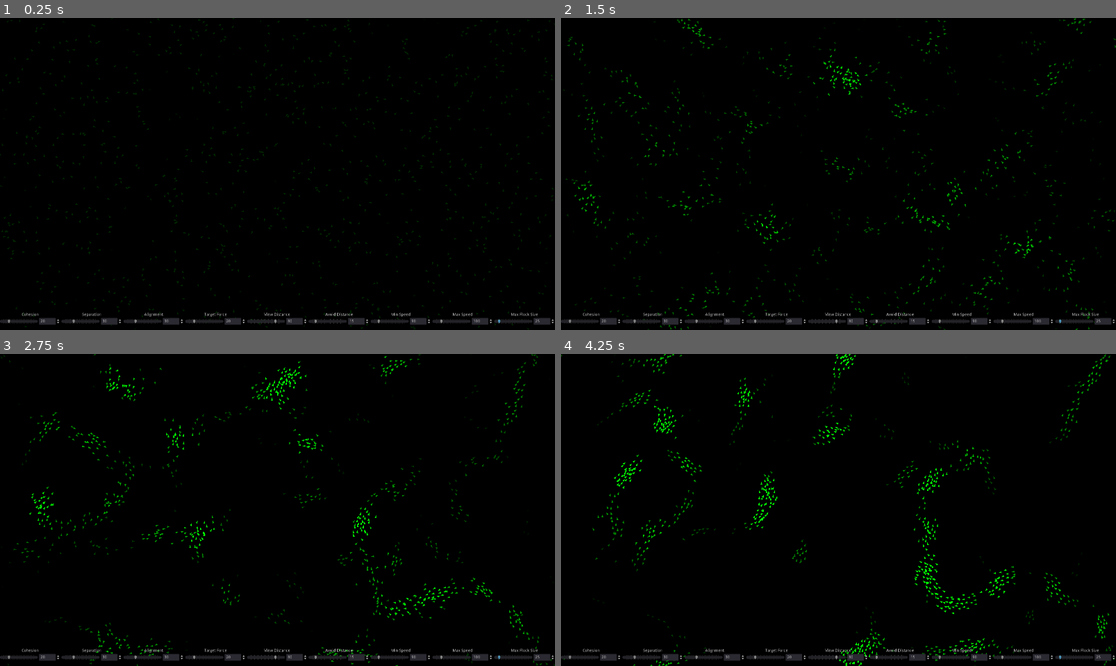
Above: before the commit, frames 1-4 (two rows, left to right).
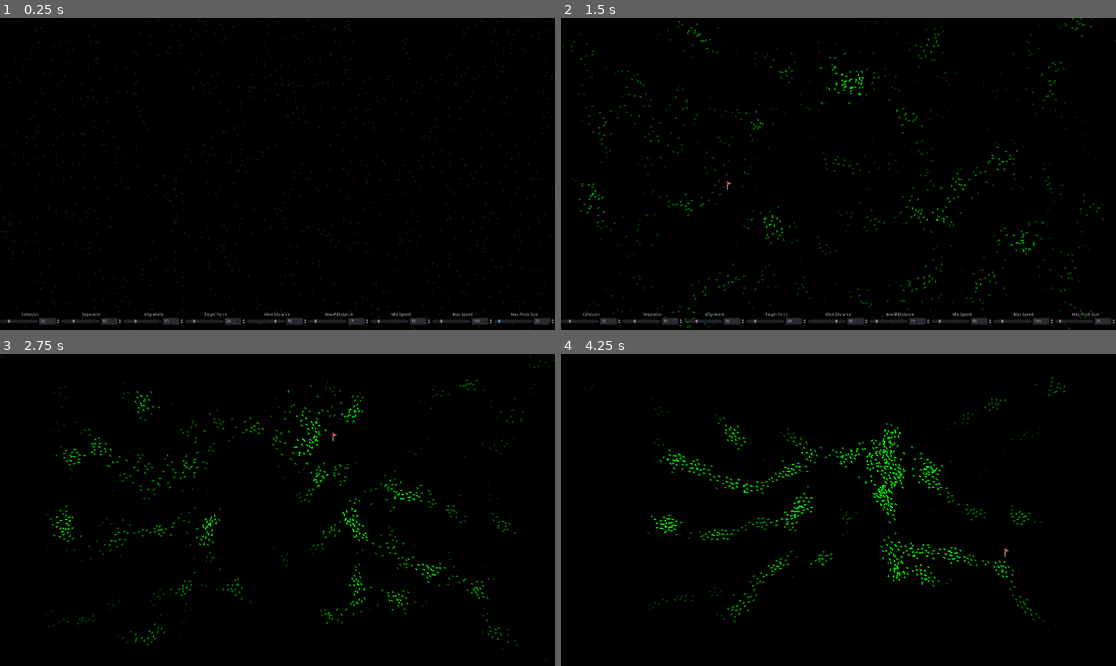
Above: after the commit, the same moments.

Repository: kyrick/godot-boids-acceleration-structure
Game: Godot game, scene res://Levels/RandomSpawn/RandomSpawn.tscn
The game is run twice, just before and just after one commit, with the same random seed, the same clock (stepped at 60 frames per second) and the same inputs.
Inputs (mouse positions are in pixels of both pictures, inside the frame that each line leads up to):
- Up to frame 1 (0.25 s): no input
- Up to frame 2 (1.5 s): move the mouse to (960, 158) at 0.52 s; tap Space (toggle_controls, bound only after the commit) at 0.6, 1.35 s; click (960, 158) at 0.67 s; move the mouse to (727, 189) at 1.27 s; click (727, 189) at 1.42 s
- Up to frame 3 (2.75 s): move the mouse to (333, 441) at 2.02 s; tap Space (toggle_controls, bound only after the commit) at 2.1 s; click (333, 441) at 2.17 s
- Up to frame 4 (4.25 s): move the mouse to (810, 572) at 2.77 s; tap Space (toggle_controls, bound only after the commit) at 2.85, 3.6 s; click (810, 572) at 2.92 s; move the mouse to (1005, 556) at 3.52 s; click (1005, 556) at 3.67 s

The runs differ from the first frame. In frame 1, less than 0.1% of the frame differs, in the area x 0-100%, y 94-99%; in frame 2, 3.3%; in frame 3, 5.2%; in frame 4, 5.3%, in the area x 0-100%, y 0-100%.

Commit message:
fix target mode and update readme

Diff:
--- a/Actors/Boid/Boid.gd
+++ b/Actors/Boid/Boid.gd
@@ -12,9 +12,9 @@
 
 onready var screen_size = get_viewport_rect().size
 
-var _mouse_target: Vector2
+var _target: Vector2
 var velocity: Vector2
-var mouse_follow = false
+var target_follow = false
 
 # a 2D array of "cells"
 var flock = []
@@ -24,18 +24,6 @@
 func _ready():
 	randomize()
 	velocity = Vector2(rand_range(-1, 1), rand_range(-1, 1)).normalized() * max_speed
-	_mouse_target = get_random_target()
-
-
-func _input(event):
-	# disable for now
-	return
-	if event is InputEventMouseButton:
-		if event.get_button_index() == BUTTON_LEFT:
-			mouse_follow = true
-			_mouse_target = event.position
-		elif event.get_button_index() == BUTTON_RIGHT:
-			mouse_follow = false
 
 
 func process(delta):
@@ -52,8 +40,8 @@
 	flock_size = vectors[3]
 
 	var acceleration = align_vector + cohesion_vector + separation_vector
-	if mouse_follow:
-		var mouse_vector = global_position.direction_to(_mouse_target) * target_force
+	if target_follow:
+		var mouse_vector = global_position.direction_to(_target) * target_force
 		acceleration += mouse_vector
 
 	velocity = (velocity + acceleration).clamped(max_speed)
@@ -113,6 +101,12 @@
 	for param in params.keys():
 		set(param, params[param])
 
+func set_target(target_position: Vector2):
+	_target = target_position
+	target_follow = true
+
+func clear_target():
+	target_follow = false
 
 func set_max_speed(value: float):
 	max_speed = value
--- a/Actors/MarkerFlag/MarkerFlag.gd
+++ b/Actors/MarkerFlag/MarkerFlag.gd
@@ -3,14 +3,3 @@
 
 func _init():
 	visible = false
-
-
-func _input(event):
-	# disable for now
-	return
-	if event is InputEventMouseButton:
-		if event.get_button_index() == BUTTON_LEFT:
-			visible = true
-			position = event.position
-		elif event.get_button_index() == BUTTON_RIGHT:
-			visible = false
--- /dev/null
+++ b/Levels/RandomSpawn/Background.gd
@@ -0,0 +1 @@
+extends TextureRect
--- /dev/null
+++ b/Levels/RandomSpawn/Container.gd
@@ -0,0 +1,12 @@
+extends Container
+
+
+func _on_Container_gui_input(event):
+	if event is InputEventMouseButton:
+		if event.get_button_index() == BUTTON_LEFT:
+			$Flag.visible = true
+			$Flag.position = event.position
+			get_tree().call_group("boids", "set_target", event.position)
+		elif event.get_button_index() == BUTTON_RIGHT:
+			visible = false
+			get_tree().call_group("boids", "clear_target")
--- a/Levels/RandomSpawn/RandomSpawn.gd
+++ b/Levels/RandomSpawn/RandomSpawn.gd
@@ -73,3 +73,9 @@
 		end += boids.size() % compute_groups
 	for i in range(start, end):
 		boids[i].process(data.delta)
+
+func _unhandled_input(event: InputEvent):
+	if event.is_action_released('toggle_controls'):
+		$ControlsUI.visible = not $ControlsUI.visible
+	elif event.is_action_released('exit'):
+		get_tree().quit()
--- a/Levels/RandomSpawn/RandomSpawn.tscn
+++ b/Levels/RandomSpawn/RandomSpawn.tscn
@@ -6,6 +6,7 @@
 [ext_resource path="res://Levels/RandomSpawn/Grid.gd" type="Script" id=5]
 [ext_resource path="res://Nodes/UI/ControlsUI/ControlsUI.tscn" type="PackedScene" id=6]
 [ext_resource path="res://Levels/common/black_tile.png" type="Texture" id=7]
+[ext_resource path="res://Levels/RandomSpawn/Container.gd" type="Script" id=8]
 
 [node name="RandomChickens" type="Node2D"]
 script = ExtResource( 4 )
@@ -26,9 +27,25 @@
 visible = false
 script = ExtResource( 5 )
 
-[node name="Flag" parent="." instance=ExtResource( 3 )]
+[node name="Container" type="Container" parent="."]
+margin_right = 1919.0
+margin_bottom = 1083.0
+script = ExtResource( 8 )
+__meta__ = {
+"_edit_use_anchors_": false
+}
+
+[node name="Flag" parent="Container" instance=ExtResource( 3 )]
 position = Vector2( 514.017, 517.564 )
+
+[node name="GUI" type="CanvasLayer" parent="."]
+
+[node name="ControlsUI" parent="." instance=ExtResource( 6 )]
+anchor_top = 1.0
+anchor_right = 1.0
+anchor_bottom = 1.0
+margin_top = 1008.0
 
 [node name="Boids" type="Node2D" parent="."]
 
-[node name="ControlsUI" parent="." instance=ExtResource( 6 )]
+[connection signal="gui_input" from="Container" to="Container" method="_on_Container_gui_input"]
--- a/project.godot
+++ b/project.godot
@@ -25,6 +25,26 @@
 window/size/borderless=true
 window/size/fullscreen=true
 
+[input]
+
+ui_accept={
+"deadzone": 0.5,
+"events": [ Object(InputEventKey,"resource_local_to_scene":false,"resource_name":"","device":0,"alt":false,"shift":false,"control":false,"meta":false,"command":false,"pressed":false,"scancode":16777221,"unicode":0,"echo":false,"script":null)
+, Object(InputEventKey,"resource_local_to_scene":false,"resource_name":"","device":0,"alt":false,"shift":false,"control":false,"meta":false,"command":false,"pressed":false,"scancode":16777222,"unicode":0,"echo":false,"script":null)
+, Object(InputEventJoypadButton,"resource_local_to_scene":false,"resource_name":"","device":0,"button_index":0,"pressure":0.0,"pressed":false,"script":null)
+ ]
+}
+toggle_controls={
+"deadzone": 0.5,
+"events": [ Object(InputEventKey,"resource_local_to_scene":false,"resource_name":"","device":0,"alt":false,"shift":false,"control":false,"meta":false,"command":false,"pressed":false,"scancode":32,"unicode":0,"echo":false,"script":null)
+ ]
+}
+exit={
+"deadzone": 0.5,
+"events": [ Object(InputEventKey,"resource_local_to_scene":false,"resource_name":"","device":0,"alt":false,"shift":false,"control":false,"meta":false,"command":false,"pressed":false,"scancode":16777217,"unicode":0,"echo":false,"script":null)
+ ]
+}
+
 [physics]
 
 common/enable_object_picking=false
Not shown: 1 places in Levels/RandomSpawn/RandomSpawn.tscn that only renumber resources
Not shown, changed: README.md
